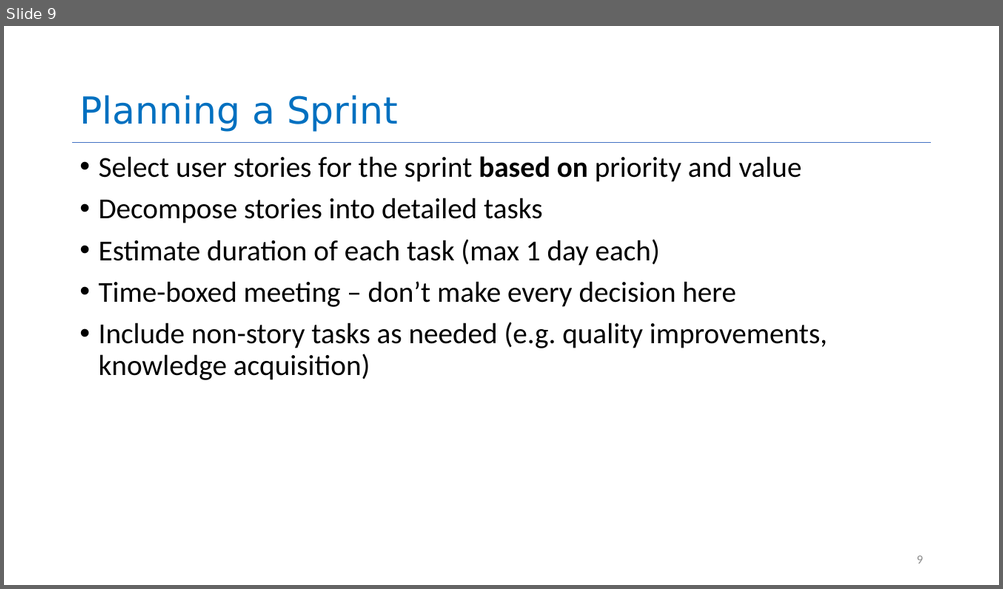
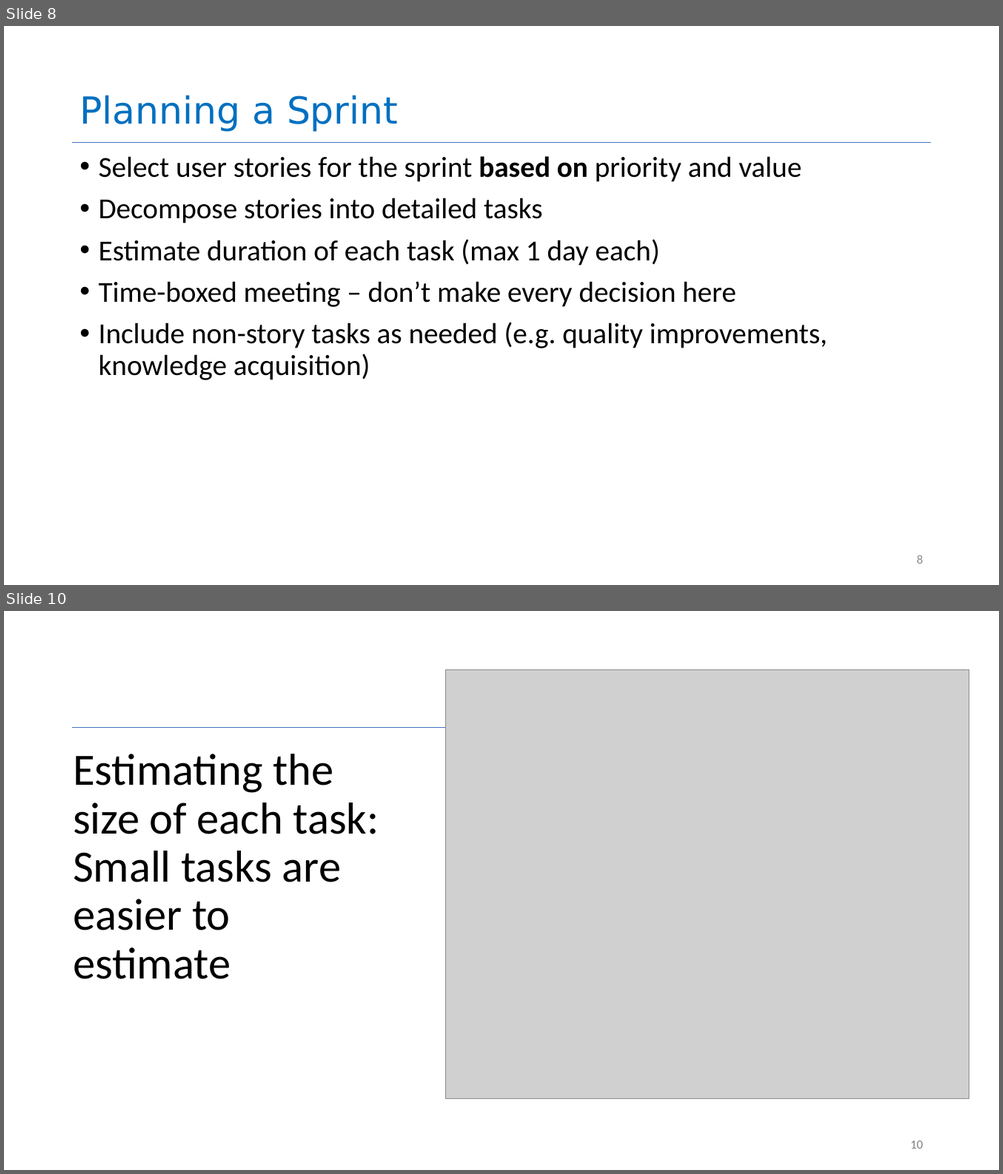
Before and after one commit to neu-se/CS4530-Spring-2023, a slide deck: Slides/Module 06.2 Agile Planning and Estimation.pptx. Shown one above the other, each under a label of ours: slide 9 before the commit, slides 8 and 10 after it; the slides between them are not shown. The pictures are 1003x589 and 1003x1174 pixels, drawn with LibreOffice and Linux fonts; fonts in the diff are those of the drawing; grey boxes stand for pictures. Boxes give left, top, right and bottom in pixels: in the first picture for what was removed or moved away, otherwise in the second. Text is boxed around its words. In the diff, an @@ line names an element or a change of style, - is before the commit and + after.

```diff
--- a/Slides/Module 06.2 Agile Planning and Estimation.pptx
+++ b/Slides/Module 06.2 Agile Planning and Estimation.pptx
@@ slide 10 added at (4, 611, 999, 1170), background #FFFFFF; not listed: 1 template element that a slide beside it also shows @@
@@ picture added at (446, 670, 969, 1099) @@
@@ title added at (73, 754, 379, 980), 43.2 pt, text #000000 @@
+Estimating the size of each task: Small tasks are easier to estimate
@@ page number added at (910, 1141, 922, 1149), 12 pt, text #808080 @@
+10
@@ what was slide 9 is now slide 8 @@
@@ page number at (916, 555, 922, 564): text changed @@
-9
+8
```
Also in this commit, not shown: 4 slides changed, 1 other slide added, 2 slides removed.
